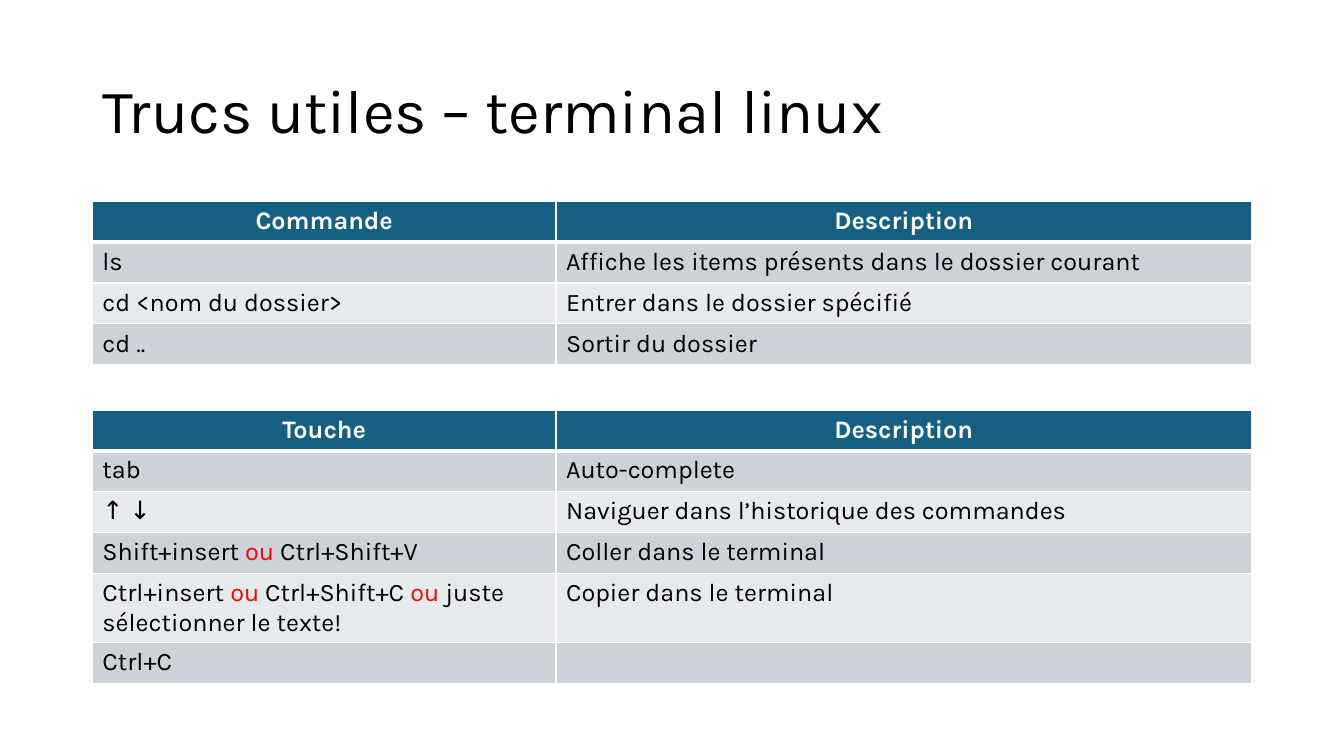
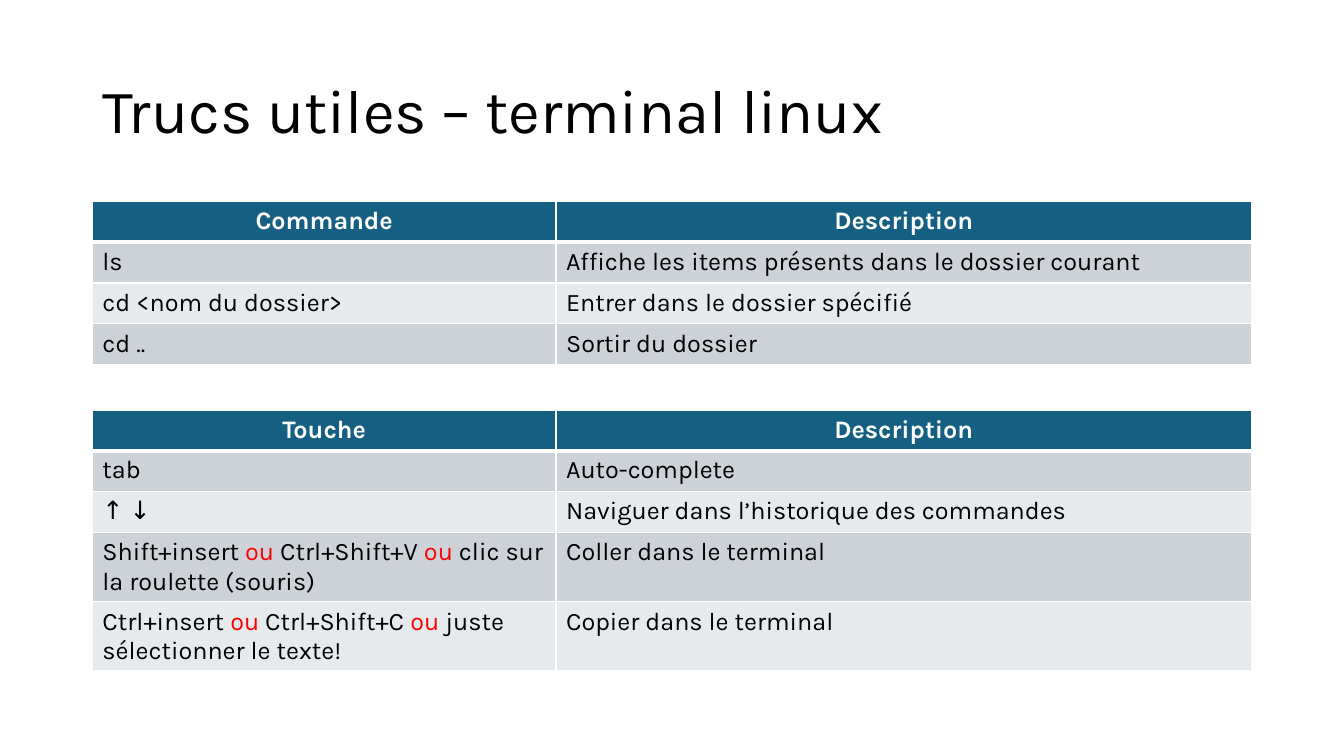
Before and after one commit to MEC-ETS/tuto_git, a slide deck: slide 10 of Tuto git pour les nuls.pptx. Drawn at 1344x756 pixels with LibreOffice and Linux fonts; fonts in the diff are those of the drawing. Boxes give left, top, right and bottom in pixels: in the first picture for what was removed or moved away, otherwise in the second. Text is boxed around its words. In the diff, an @@ line names an element or a change of style, - is before the commit and + after.

```diff
--- a/Tuto git pour les nuls.pptx
+++ b/Tuto git pour les nuls.pptx
@@ table at (93,410,1252,675) @@
-row 4, column 1: Shift+insert ou Ctrl+Shift+V
+row 4, column 1: Shift+insert ou Ctrl+Shift+V ou clic sur la roulette (souris)
-row 6: Ctrl+C | 
```
Also in this commit, not shown: 1 other file.
